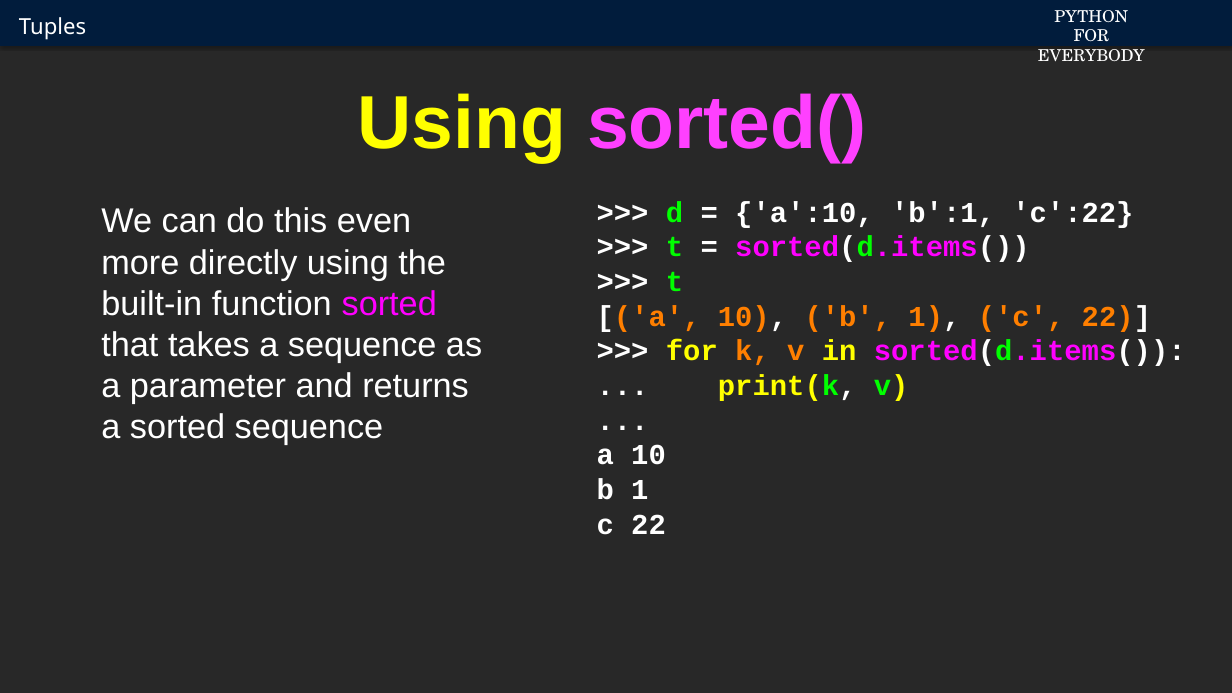
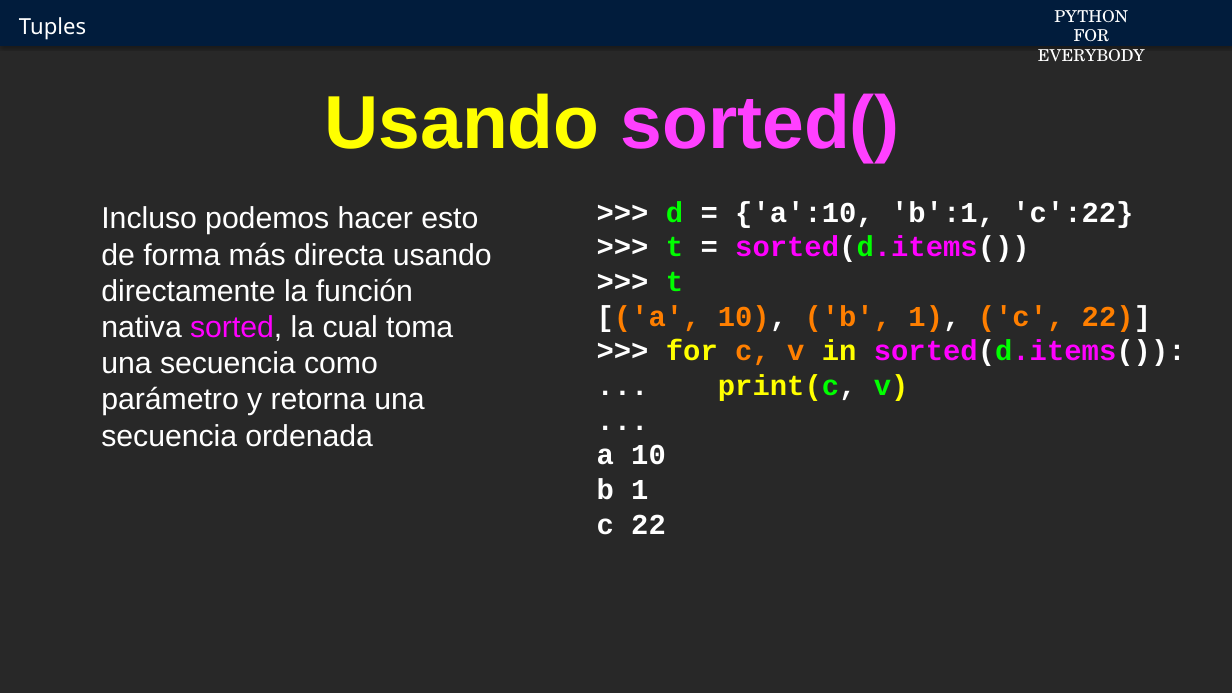
Before and after one commit to csev/py4e, a slide deck: slide 11 of ai/10.1.pptx. Drawn at 1232x693 pixels with LibreOffice and Linux fonts; fonts in the diff are those of the drawing; background and template pictures are left out. Boxes give left, top, right and bottom in pixels: in the first picture for what was removed or moved away, otherwise in the second. Text is boxed around its words. In the diff, an @@ line names an element or a change of style, - is before the commit and + after.

```diff
--- a/ai/10.1.pptx
+++ b/ai/10.1.pptx
@@ title at (324,93,900,162): text changed @@
-Using sorted()
+Usando sorted()
@@ text at (101,206,492,447): text changed; size 35.6 to 31.4 pt @@
-We can do this even more directly using the built-in function sorted that takes a sequence as a parameter and returns a sorted sequence
+Incluso podemos hacer esto de forma más directa usando directamente la función nativa sorted, la cual toma una secuencia como parámetro y retorna una secuencia ordenada
@@ text at (666,340,1186,401): text changed @@
->>> for k, v in sorted(d.items()):
-... print(k, v)
+>>> for c, v in sorted(d.items()):
+... print(c, v)
```
Also in this commit, not shown: 13 other slides changed, 2 slides added, 2 slides removed.
